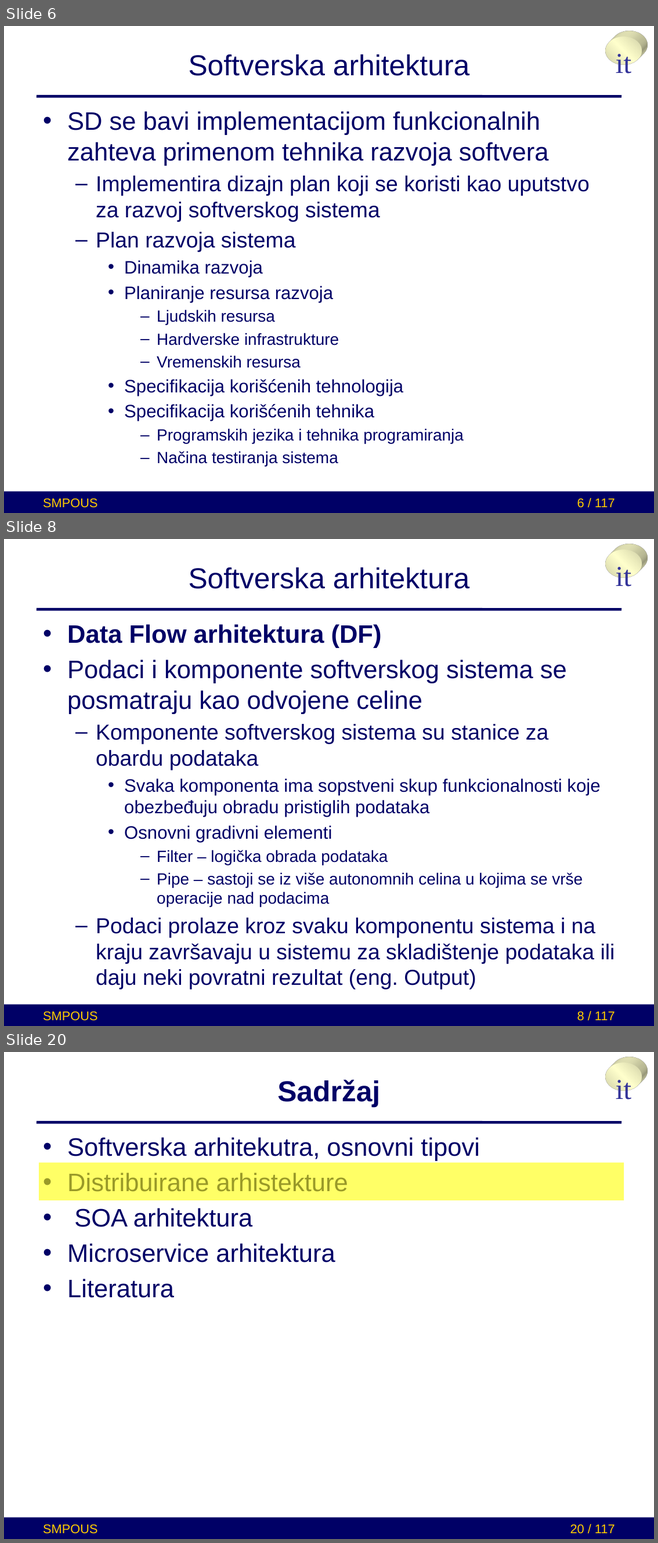
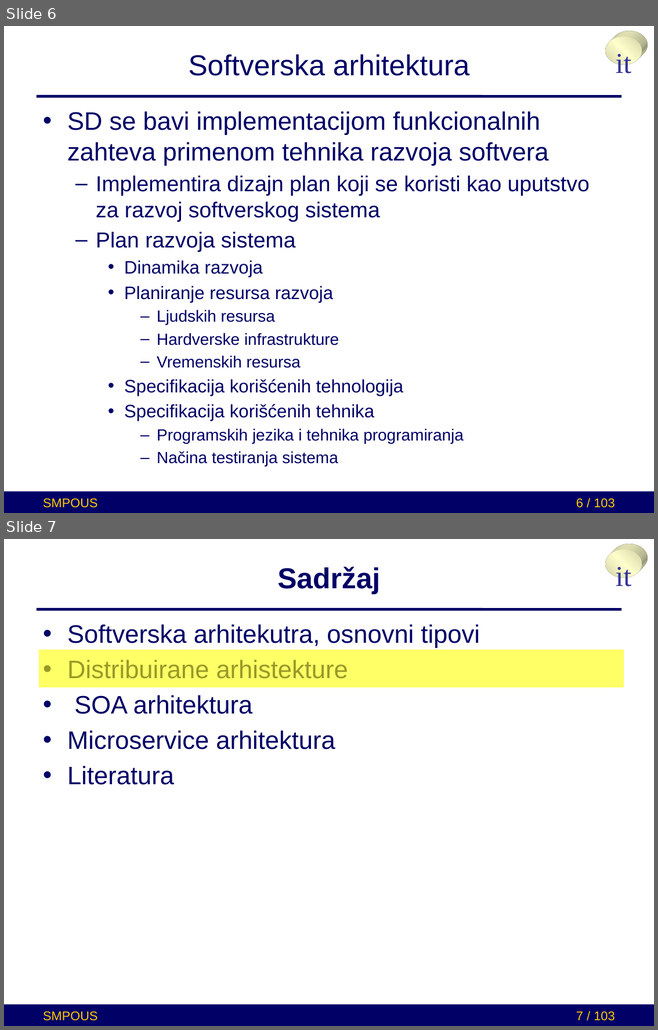
Before and after one commit to brankoterzic/SMPUOS-example-project, a slide deck: presentation_ppx/microservices.pptx. Shown one above the other, each under a label of ours: slides 6, 8 and 20 before the commit, slides 6 and 7 after it; the slides between them are not shown. The pictures are 658x1543 and 658x1030 pixels, drawn with LibreOffice and Linux fonts; fonts in the diff are those of the drawing. Boxes give left, top, right and bottom in pixels: in the first picture for what was removed or moved away, otherwise in the second. Text is boxed around its words. In the diff, an @@ line names an element or a change of style, - is before the commit and + after.

```diff
--- a/presentation_ppx/microservices.pptx
+++ b/presentation_ppx/microservices.pptx
@@ slide 8 removed at [4, 539, 654, 1026], background #FFFFFF; not listed: 4 template elements that a slide beside it also shows @@
@@ title removed at [188, 567, 470, 589] @@
-Softverska arhitektura
@@ text removed at [67, 624, 615, 990] @@
-• Data Flow arhitektura (DF)
-• Podaci i komponente softverskog sistema se posmatraju kao odvojene celine
-  – Komponente softverskog sistema su stanice za obardu podataka
-    • Svaka komponenta ima sopstveni skup funkcionalnosti koje obezbeđuju obradu pristiglih podataka
-    • Osnovni gradivni elementi
-      – Filter – logička obrada podataka
-      – Pipe – sastoji se iz više autonomnih celina u kojima se vrše operacije nad podacima
-  – Podaci prolaze kroz svaku komponentu sistema i na kraju završavaju u sistemu za skladištenje podataka ili daju neki povratni rezultat (eng. Output)
@@ text removed at [43, 1011, 97, 1021] @@
-SMPOUS
@@ page number removed at [577, 1011, 615, 1021] @@
-8 / 117
@@ page number at [576, 498, 614, 508]: text changed @@
-6 / 117
+6 / 103
@@ what was slide 20 is now slide 7 @@
@@ page number at [576, 1011, 614, 1021]: text changed @@
-20 / 117
+7 / 103
```
Also in this commit, not shown: 6 slides changed, 13 other slides removed.
